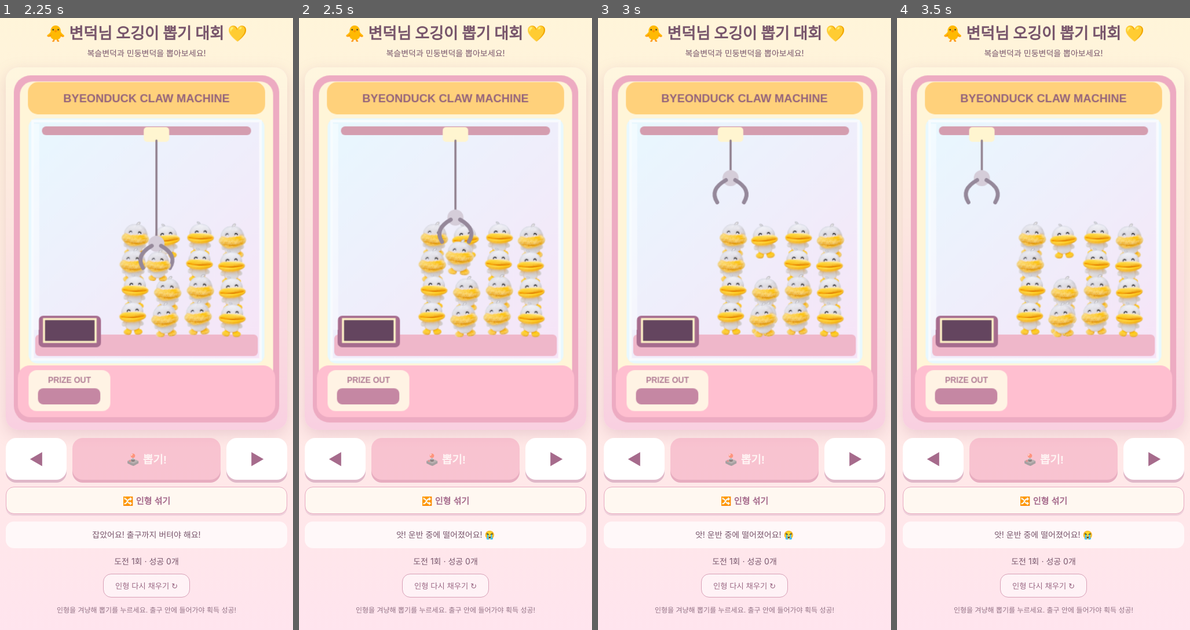
Above: before the commit, frames 1-4 (left to right).
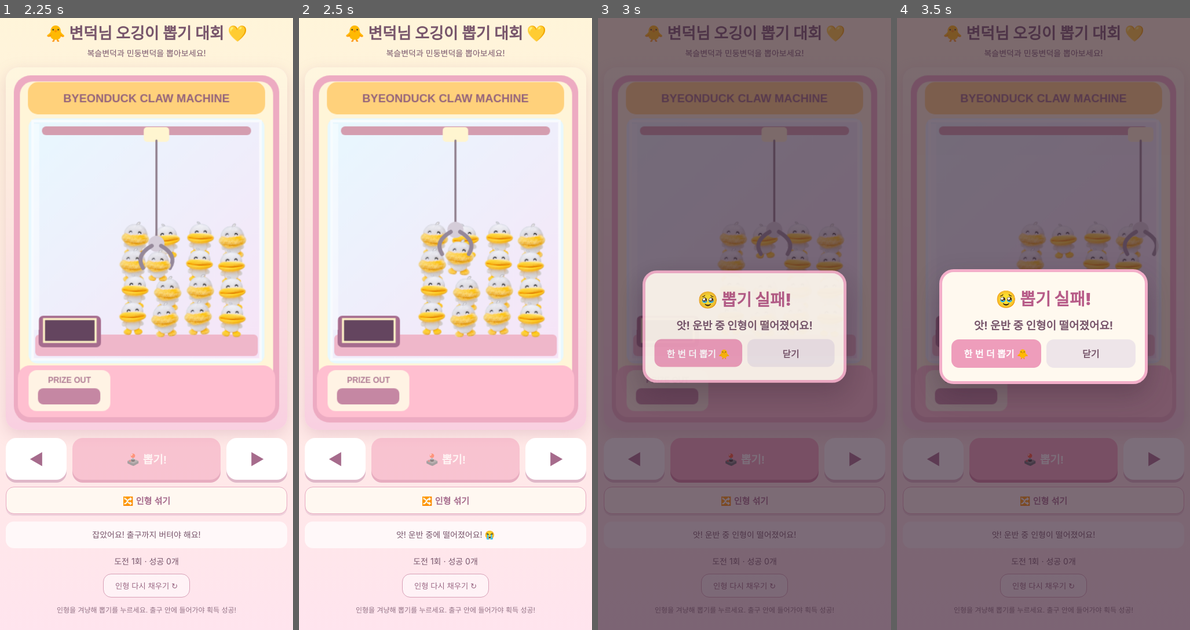
Above: after the commit, the same moments.

Repository: dzxmmn-a11y/byeonduck-claw-game
Game: browser game, page index.html
Same seed, same stepped clock (60 frames per second), same inputs: the game is played once before the commit and once after it.
Inputs (mouse positions are in pixels of both pictures, inside the frame that each line leads up to):
- Up to frame 1 (2.25 s): click (146, 250) at 0.27 s; hold Right 1.03-1.53 s; tap Space at 1.1, 1.6, 2.1 s; hold Down 1.58-1.85 s; hold Left from 1.9 s (still down)
- Up to frame 2 (2.5 s): release Left at 2.47 s
- Up to frame 3 (3 s): hold Up 2.52-2.82 s; tap Space at 2.6 s; hold Right from 2.87 s (still down)
- Up to frame 4 (3.5 s): keep holding Right; tap Space at 3.1 s

Frame 1 is identical in both runs. In frame 2, 0.4% of the frame differs, in the area x 47-60%, y 31-39%; in frame 3, 96%, in the area x 0-100%, y 0-100%; in frame 4, 95%.

Commit message:
Add files via upload

Diff:
--- a/index.html
+++ b/index.html
@@ -34,16 +34,17 @@
 function updateCount(){counter.textContent='도전 '+attempts+'회 · 성공 '+wins+'개'}
 function result(ok,type,reason){const title=document.getElementById('resultTitle'),detail=document.getElementById('resu …(280 unchanged characters)…
 function finish(){const ok=landed&&!!delivered;if(ok){wins++;msg.textContent='🎉 '+names[delivered.type]+' 획득!';result(true,delivered.type,'')}else{const reason=missReason||'출구에 들어가지 못했어요!';msg.textContent=reason;result(false,0,reason)}phase='idle';phaseTime=0;grab.disabled=false;updateCount()}
-function releasePrize(midway){if(!held)return;const sx=x+swi …(191 unchanged characters)… 어요!';msg.textContent='앗! 운반 중에 떨어졌어요! 😭'}else{msg.textContent='출구로 떨어지는 중…';phase='release_fall';phaseTime=0}}
+function releasePrize(midway){if(!held)return;const sx=x+swi …(191 unchanged characters)… 어요!';msg.textContent='앗! 운반 중에 떨어졌어요! 😭';phase='failed';phaseTime=0}else{msg.textContent='출구로 떨어지는 중…';phase='release_fall';phaseTime=0}}
 function tick(dt){phaseTime+=dt;
 if(phase==='idle'){if(queuedX!==null){const dx=queuedX-x;if(Math.abs(dx)<2){x=queuedX;queuedX=null}else x+=Math.sign(dx)*Math.min(Math.abs(dx),4*dt)}else x=Math.max(65,Math.min(355,x+move*3.7*dt))}
 else if(phase==='down'){rope+=3.1*dt;if(rope>=dropLimit){rope=dropLimit;phase='close';phaseTime=0}}
-else if(phase==='close'&&phaseTime>23){if(selected&&selected …(221 unchanged characters)… ';msg.textContent='앗! 집기에 실패했어요!'}phase='up';phaseTime=0}
+else if(phase==='close'&&phaseTime>23){if(selected&&selected …(221 unchanged characters)… ';msg.textContent='앗! 집기에 실패했어요!'}phase=held?'up':'failed';phaseTime=0}
 else if(phase==='up'){rope-=2.6*dt;swing=Math.sin(phaseTime*.14)*.12;if(held&&willDrop&&dropAt<.32&&rope<dropLimit*(1-dropAt)){releasePrize(true)}if(rope<=46){rope=46;phase='transport';phaseTime=0}}
 else if(phase==='transport'){const prev=x;x+=(93-x)*Math.min(.044*dt,1);const velocity=x-prev;swing=Math.sin(phaseTime* …(245 unchanged characters)…
 else if(phase==='align'&&phaseTime>30){if(held){releaseVelocity=swing*1.6;releasePrize(false)}else{phase='settle';phaseTime=0}}
 else if(phase==='release_fall'){if(!falling&&phaseTime>12){phase='settle';phaseTime=0}}
 else if(phase==='settle'&&phaseTime>24){finish()}
+else if(phase==='failed'&&phaseTime>12&&!falling){finish()}
 if(falling){falling.vy+=.29*dt;falling.x+=falling.vx*dt;falling.y+=falling.vy*dt;falling.angle+=falling.vx*.012*dt;
 if(falling.y>=385){if(falling.forChute&&falling.x>=63&&falling.x<=128){delivered={type:falling.type};landed=true;msg.te …(260 unchanged characters)…
 }
